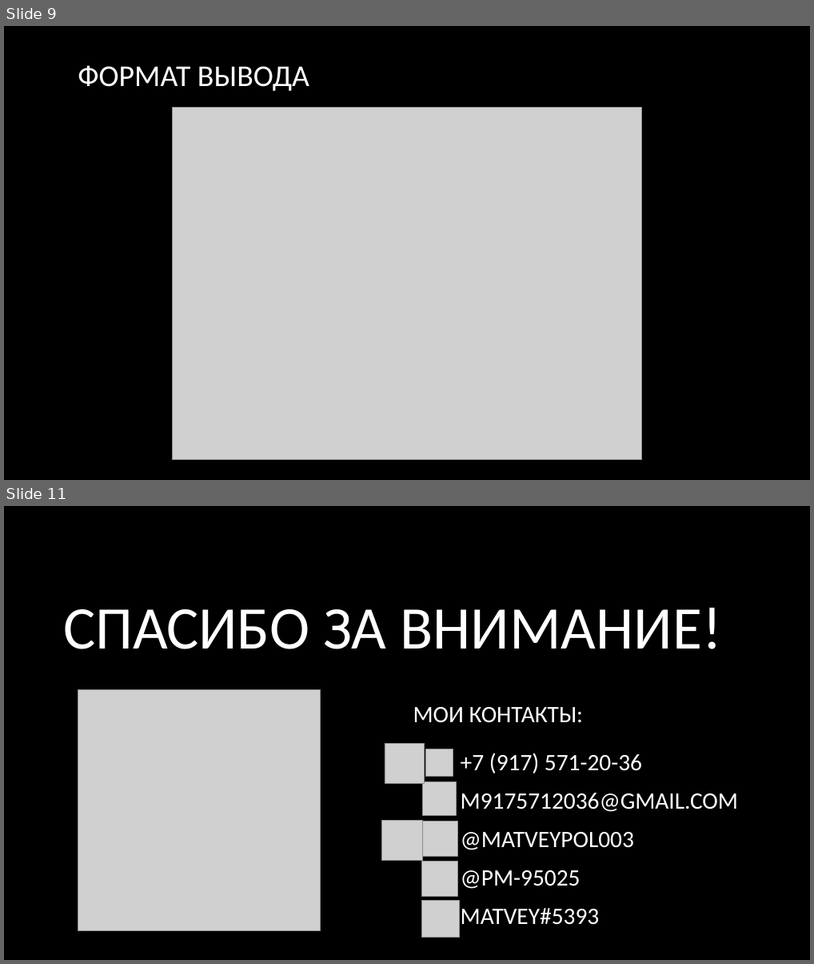
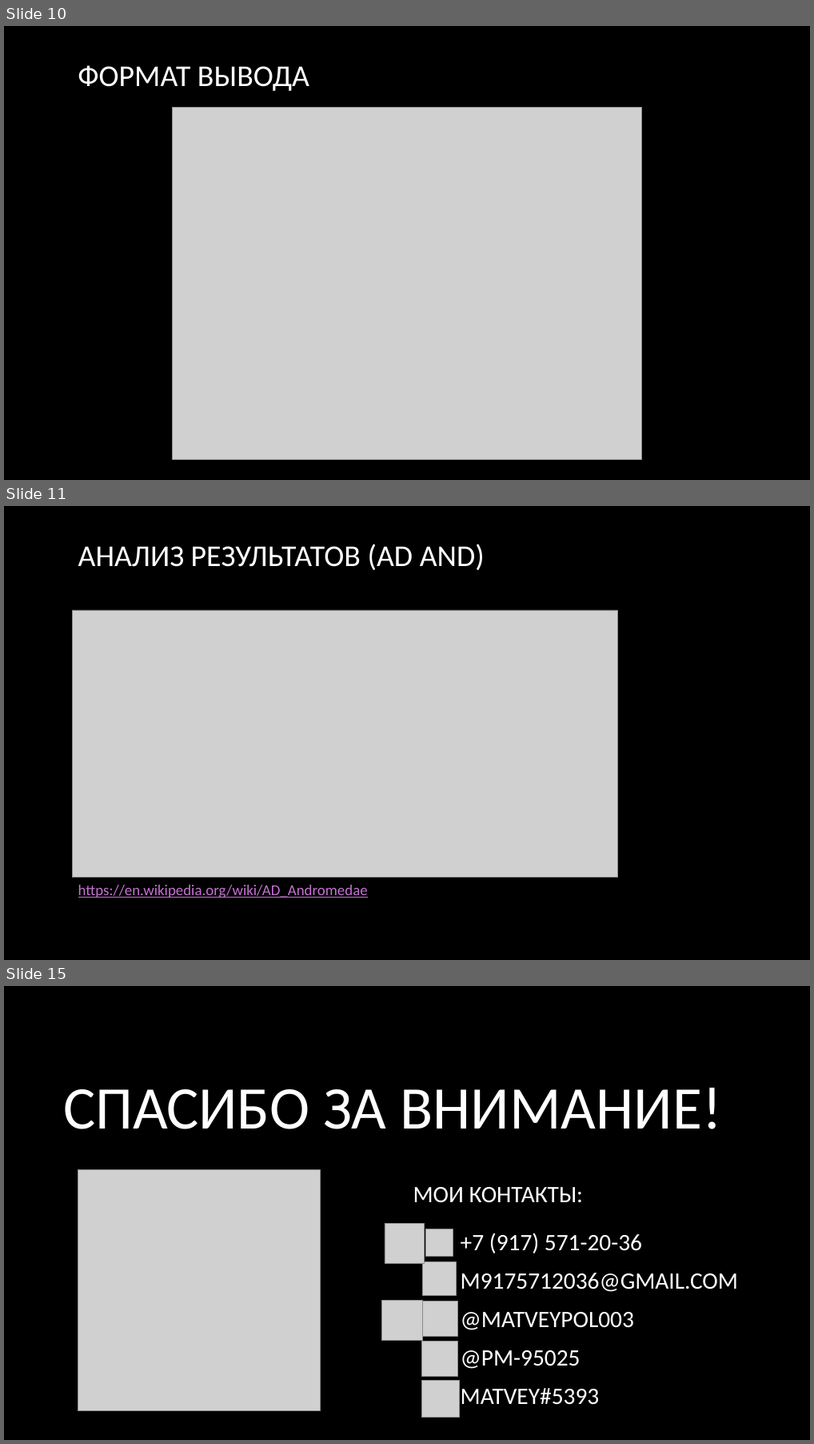
Before and after one commit to wsadqert/scientificProject, a slide deck: src/Компьютерное моделирование кривой блеска затменной звёздной системы.pptx. Shown one above the other, each under a label of ours: slides 9 and 11 before the commit, slides 10, 11 and 15 after it; the slides between them are not shown. The pictures are 814x964 and 814x1444 pixels, drawn with LibreOffice and Linux fonts; fonts in the diff are those of the drawing; grey boxes stand for pictures; background and template pictures are left out. Boxes give left, top, right and bottom in pixels: in the first picture for what was removed or moved away, otherwise in the second. Text is boxed around its words. In the diff, an @@ line names an element or a change of style, - is before the commit and + after.

```diff
--- a/src/Компьютерное моделирование кривой блеска затменной звёздной системы.pptx
+++ b/src/Компьютерное моделирование кривой блеска затменной звёздной системы.pptx
@@ slide 11 added at <box>4,506,810,960</box>, background picture (left out) @@
@@ title added at <box>78,544,485,570</box>, 36 pt, text #FFFFFF @@
+АНАЛИЗ РЕЗУЛЬТАТОВ (AD AND)
@@ picture added at <box>72,610,618,877</box> @@
@@ text added at <box>78,884,368,898</box>, 18 pt, text #C573D2, underline @@
+https://en.wikipedia.org/wiki/AD_Andromedae
@@ what was slide 9 is now slide 10 @@
@@ what was slide 11 is now slide 15 @@
```
Also in this commit, not shown: 3 slides changed, 4 other slides added, 1 slide removed.
